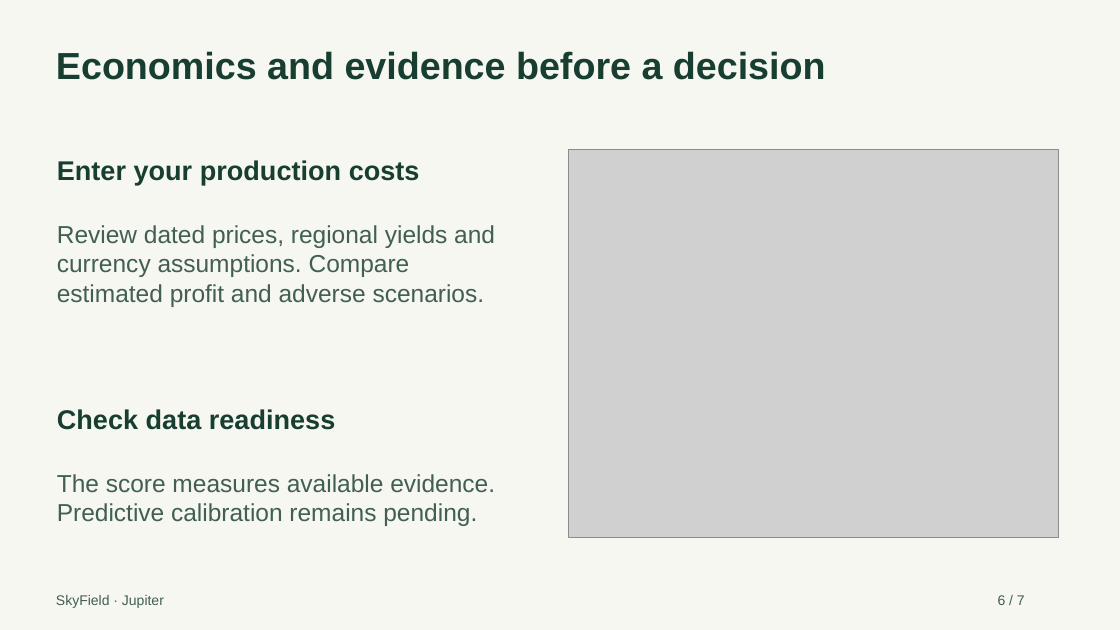
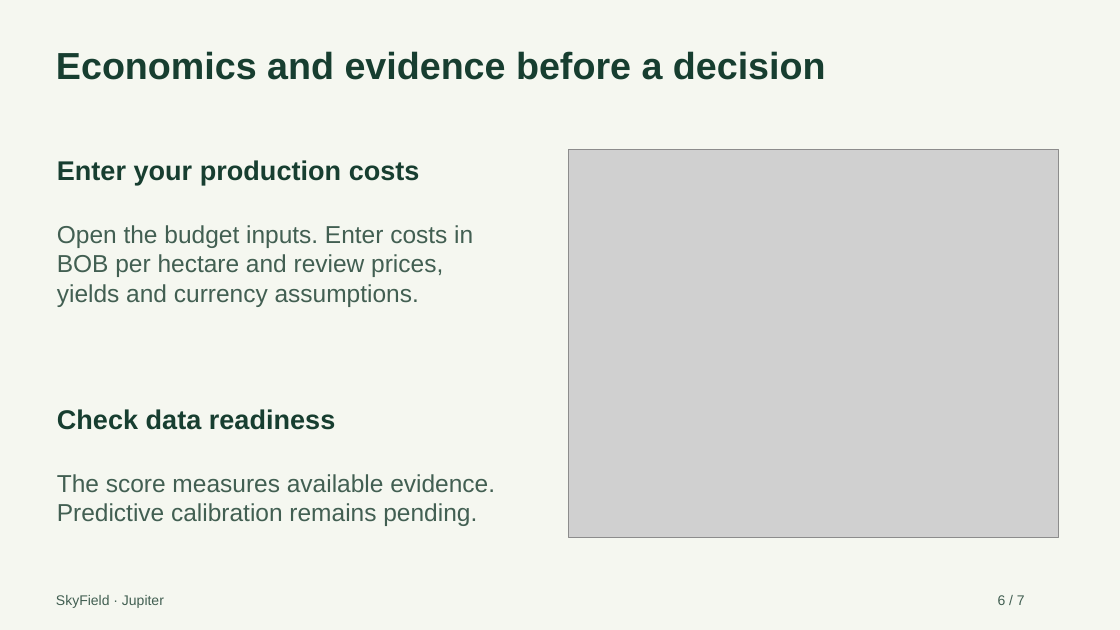
Before and after one commit to Jamoncito/SkyField, a slide deck: slide 6 of deliverables/Guia-presentacion-SkyField-EN.pptx. Drawn at 1120x630 pixels with LibreOffice and Linux fonts; fonts in the diff are those of the drawing; grey boxes stand for pictures. Boxes give left, top, right and bottom in pixels: in the first picture for what was removed or moved away, otherwise in the second. Text is boxed around its words. In the diff, an @@ line names an element or a change of style, - is before the commit and + after.

```diff
--- a/deliverables/Guia-presentacion-SkyField-EN.pptx
+++ b/deliverables/Guia-presentacion-SkyField-EN.pptx
@@ text at (57, 225, 473, 307): text changed @@
-Review dated prices, regional yields and currency assumptions. Compare estimated profit and adverse scenarios.
+Open the budget inputs. Enter costs in BOB per hectare and review prices, yields and currency assumptions.
```
Also in this commit, not shown: 3 other slides changed, 3 other files.
